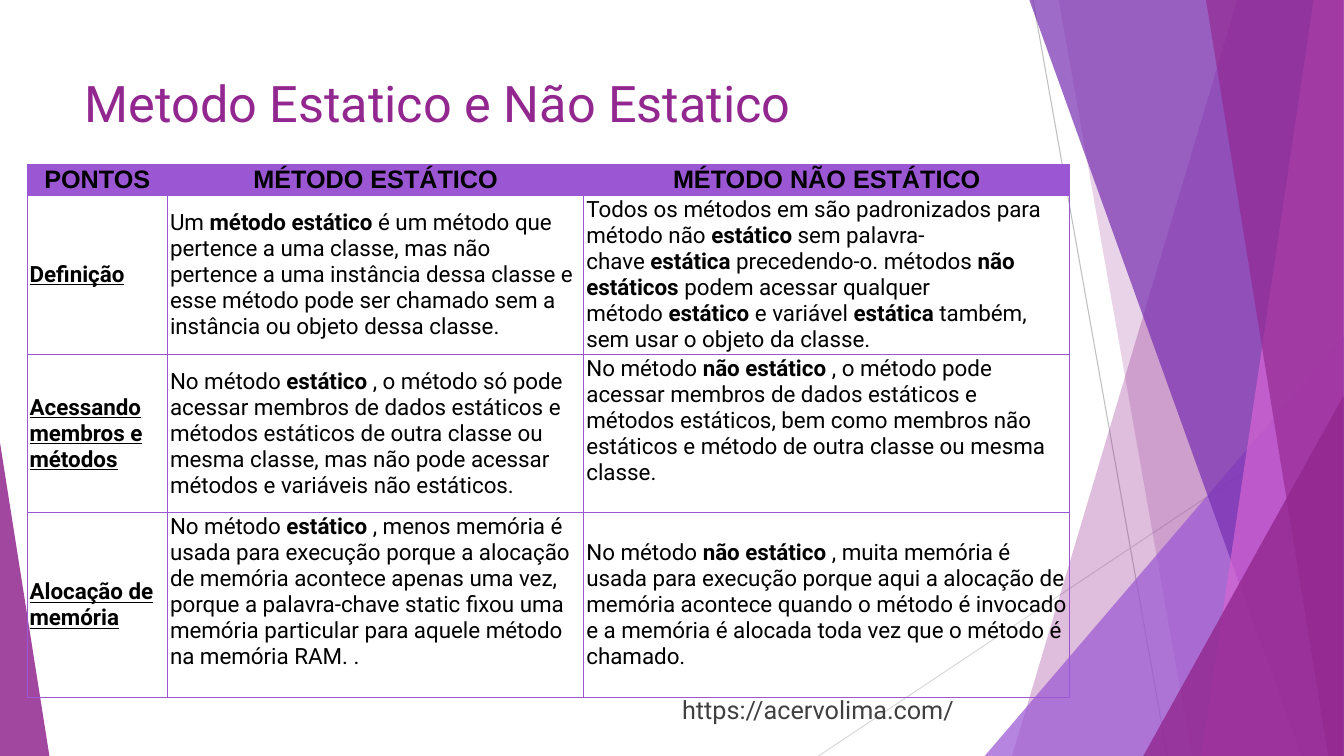
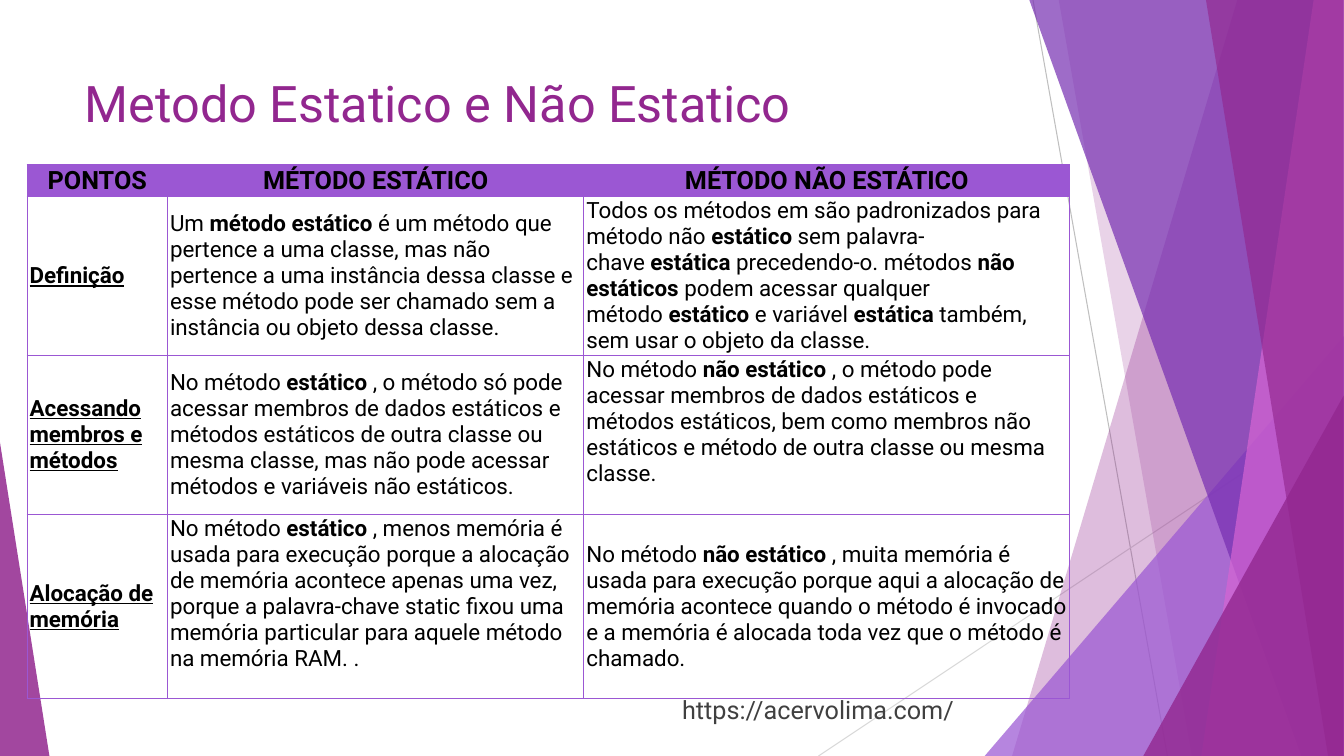
Before and after one commit to Hidekithiago/CSharp, a slide deck: slide 6 of Curso/Curso - cSharp.pptx. Drawn at 1344x756 pixels with LibreOffice and Linux fonts; fonts in the diff are those of the drawing. Boxes give left, top, right and bottom in pixels: in the first picture for what was removed or moved away, otherwise in the second. Text is boxed around its words. In the diff, an @@ line names an element or a change of style, - is before the commit and + after.

```diff
--- a/Curso/Curso - cSharp.pptx
+++ b/Curso/Curso - cSharp.pptx
@@ table at bbox=[27, 164, 1070, 689] @@
@@ font Arial to Roboto in "PONTOS", "MÉTODO ESTÁTICO", "MÉTODO NÃO ESTÁTICO" @@
```
Also in this commit, not shown: 7 other slides changed, 1 slide added, 1 slide removed, 17 other files.
